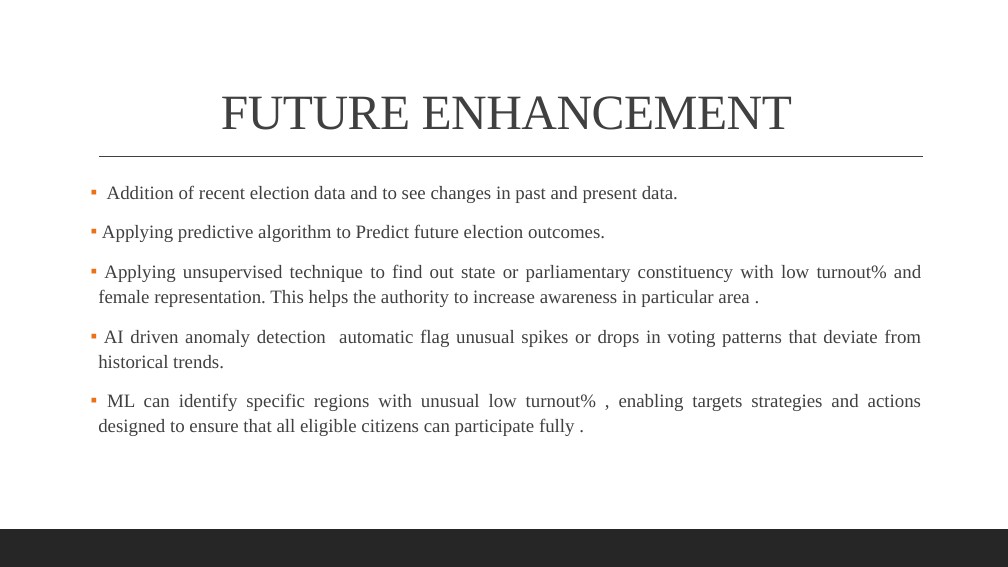
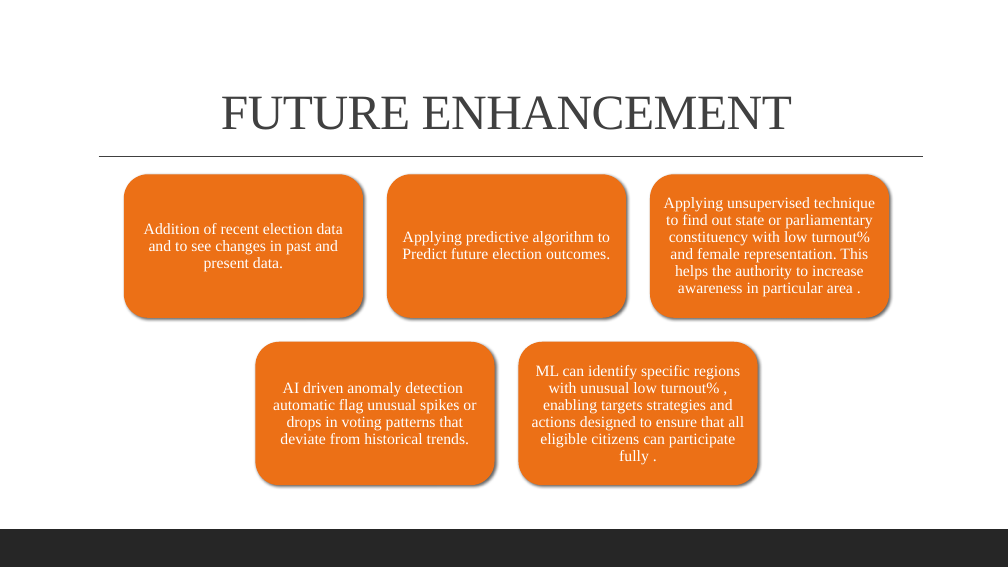
Before and after one commit to aryamishra452/Infosys_Springboard_Virtual_Internship-2026_Batch-11_Team-B, a slide deck: slide 9 of Team Members PPT/KritikaBalpande_ppt.pptx (slide 10 before the commit). Drawn at 1008x567 pixels with LibreOffice and Linux fonts; fonts in the diff are those of the drawing. Boxes give left, top, right and bottom in pixels: in the first picture for what was removed or moved away, otherwise in the second. Text is boxed around its words. In the diff, an @@ line names an element or a change of style, - is before the commit and + after.

```diff
--- a/Team Members PPT/KritikaBalpande_ppt.pptx
+++ b/Team Members PPT/KritikaBalpande_ppt.pptx
@@ text removed at (98, 185, 921, 436) @@
-▪ Addition of recent election data and to see changes in past and present data.
-▪ Applying predictive algorithm to Predict future election outcomes.
-▪ Applying unsupervised technique to find out state or parliamentary constituency with low turnout% and female representation. This helps the authority to increase awareness in particular area .
-▪ AI driven anomaly detection automatic flag unusual spikes or drops in voting patterns that deviate from historical trends.
-▪ ML can identify specific regions with unusual low turnout% , enabling targets strategies and actions designed to ensure that all eligible citizens can participate fully .
@@ group added at (124, 175, 889, 485): 5 rounded rectangles, 5 texts @@
+Addition of recent election data and to see changes in past and present data.
+Applying predictive algorithm to Predict future election outcomes.
+Applying unsupervised technique to find out state or parliamentary constituency with low turnout% and female representation. This helps the authority to increase awareness in particular area .
+AI driven anomaly detection automatic flag unusual spikes or drops in voting patterns that deviate from historical trends.
+ML can identify specific regions with unusual low turnout% , enabling targets strategies and actions designed to ensure that all eligible citizens can participate fully .
```
Also in this commit, not shown: 5 other slides changed, 1 slide added, 3 slides removed.
